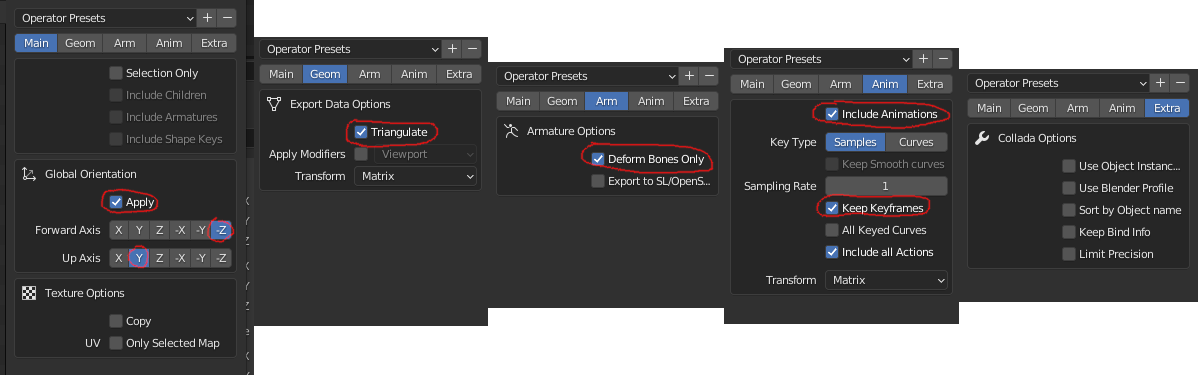
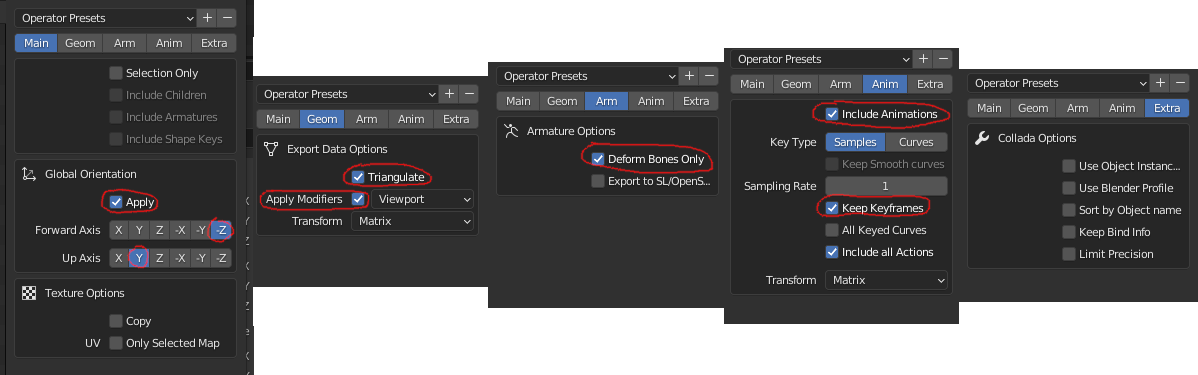
Layers edited between the first and the second 1198x375 image:
painted on "Pasted Layer" over 253, 37, 488, 326
